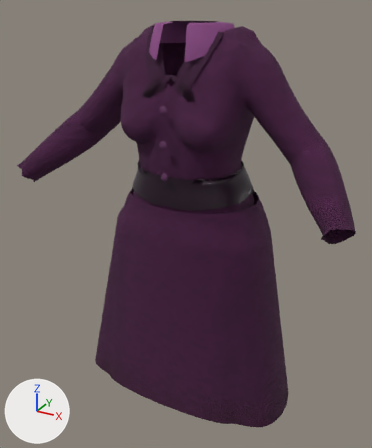
What one commit did to the glTF model game/assets/characters/cast/evelyn_marsh/evelyn_marsh__b_over.gltf.
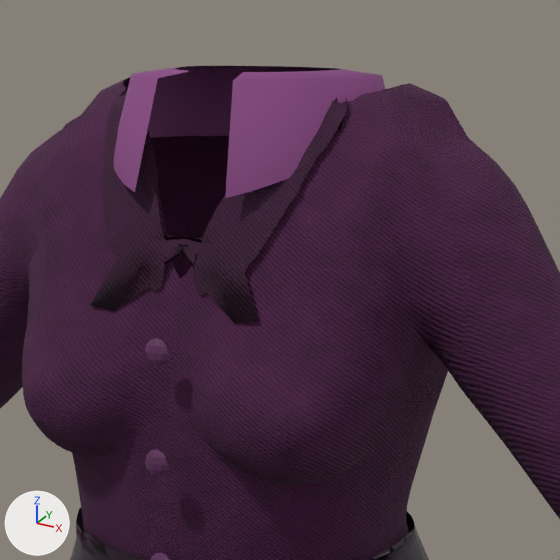
There are two pictures of each version: one whole from a 50 mm lens placed at (0.616, -1.191, 1.43), pointed at (-0.007, -0.06, 0.865), one close up on the part from 31% to 78% of the width and 0% to 39% of the height. Arrows for +X, +Y and +Z are at lower left; the lights stay in place. The first two pictures are the older version.

Objects in the first close-up: 'Belt', 'CoatTop', 'Collar.001', 'Lapels', 'Trim_Buttons_0'.
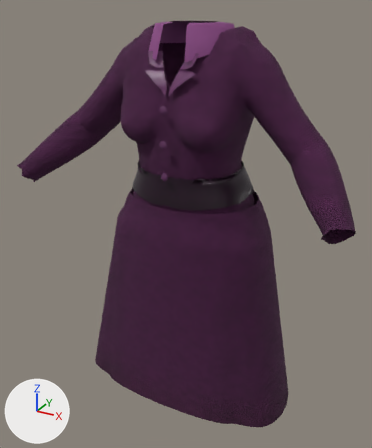
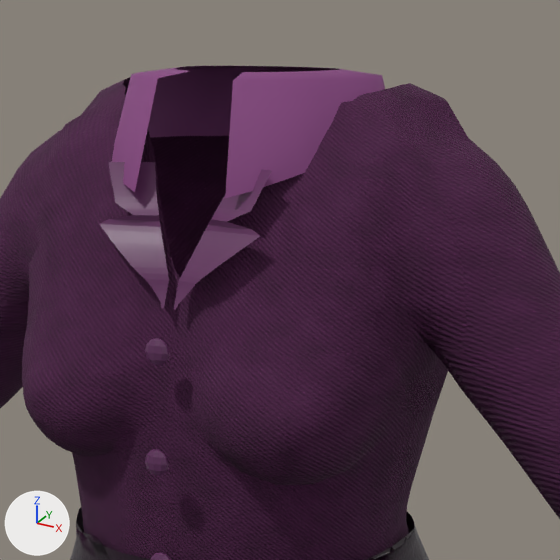
Changed parts and their boxes (x1, y1, x2, y2) in the close-ups (560 x 560 px):
'Lapels', deleted (purple)
    before: (90, 91, 347, 323)
'Trim_Revers_1', added (purple)
    after: (99, 162, 272, 310)

The edits, one by one:
Picture 'cast_evelyn_marsh_evelyn_marsh_b_over_buttons_0_roughness' (img_cast_evelyn_marsh_evelyn_marsh_b_over_buttons_0_roughness) is new.
Picture 'cast_evelyn_marsh_evelyn_marsh_b_over_revers_1_albedo' (img_cast_evelyn_marsh_evelyn_marsh_b_over_revers_1_albedo) is new.
Picture 'cast_evelyn_marsh_evelyn_marsh_b_over_collar_normal' (img_cast_evelyn_marsh_evelyn_marsh_b_over_collar_normal) is new.
Material 'cast_evelyn_marsh_evelyn_marsh_b_over_revers_1' (mat_cast_evelyn_marsh_evelyn_marsh_b_over_revers_1) is new.
Uses the picture img_cast_evelyn_marsh_evelyn_marsh_b_over_buttons_0_roughness.
Uses the picture img_cast_evelyn_marsh_evelyn_marsh_b_over_collar_normal.
Uses the picture img_cast_evelyn_marsh_evelyn_marsh_b_over_revers_1_albedo.
Mesh me_trim_002 is new.
It has 104 vertices, 100 faces and spans x -0.0669..0.0669, y -0.1634..-0.1196, z 1.2226..1.3176.
It uses material mat_cast_evelyn_marsh_evelyn_marsh_b_over_revers_1.
Object 'Lapels' (ob_lapels) is deleted.
Object 'Trim_Revers_1' (ob_trim_revers_1) is new; it shows me_trim_002.
Its location is (0.0, 0.0, 0.0).
